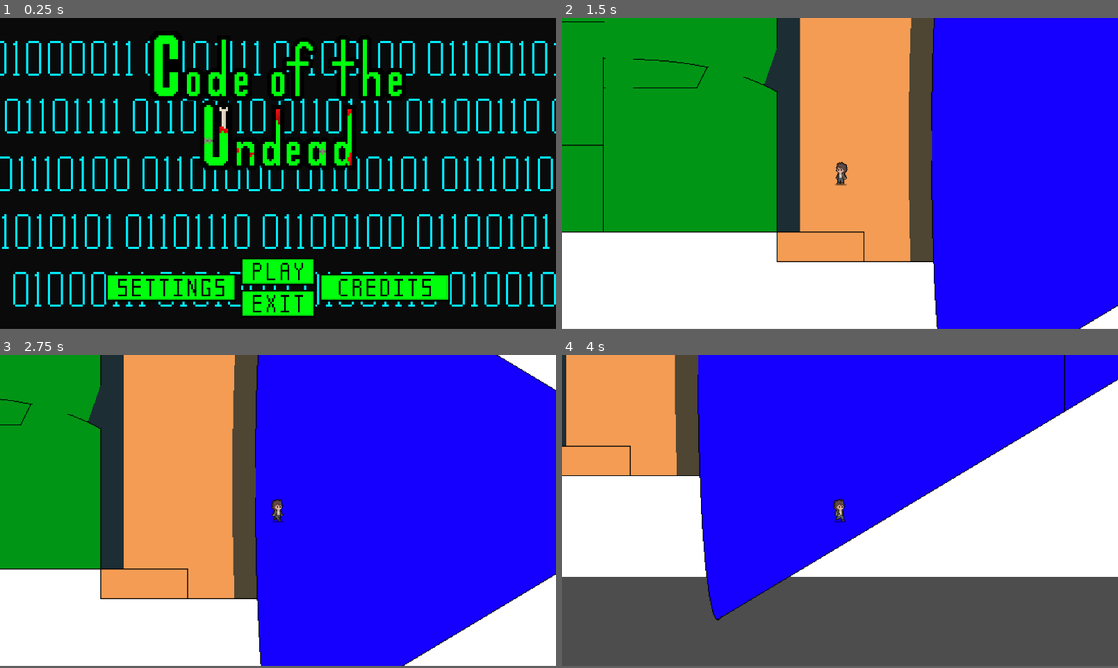
Above: before the commit, frames 1-4 (two rows, left to right).
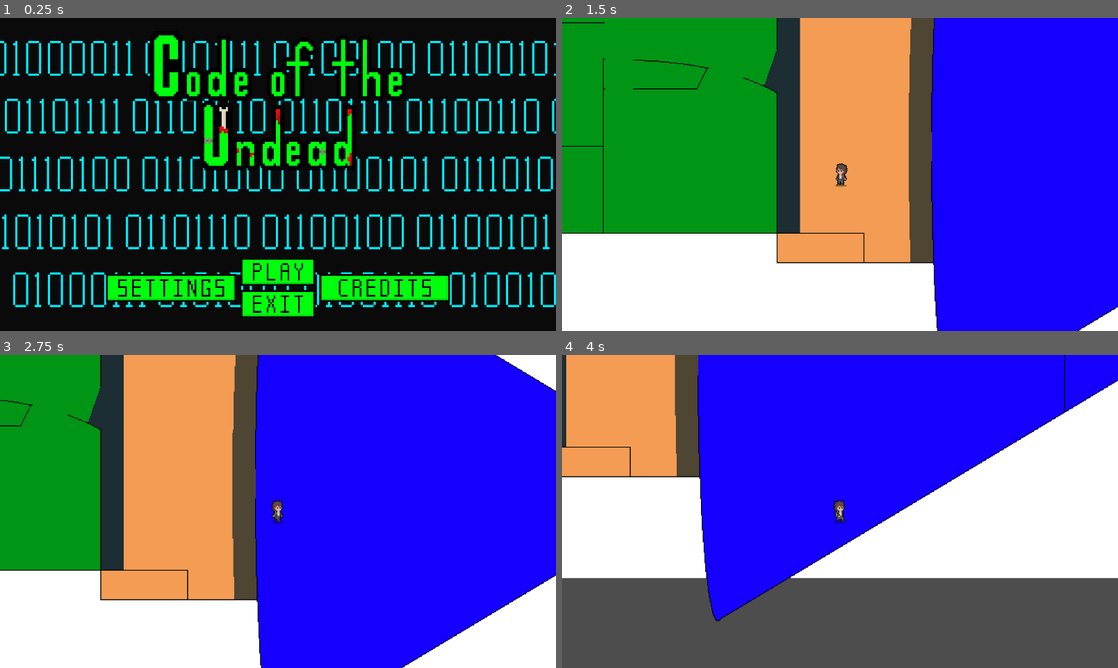
Above: after the commit, the same moments.

Repository: Smitebite/GameDev-Introduction
Game: Godot game, scene res://main_menu.tscn
Same seed, same stepped clock (60 frames per second), same inputs: the game is played once before the commit and once after it.
Inputs (mouse positions are in pixels of both pictures, inside the frame that each line leads up to):
- Up to frame 1 (0.25 s): no input
- Up to frame 2 (1.5 s): click (840, 271) at 0.5 s; click (840, 271) at 1.25 s
- Up to frame 3 (2.75 s): tap Enter at 2 s; hold D (Right) from 2.03 s (still down); hold Shift (Sprint) from 2.03 s (still down)
- Up to frame 4 (4 s): release D (Right) at 2.78 s; release Shift (Sprint) at 2.78 s; hold S (Down) 2.78-3.53 s; tap Shift (Sprint) at 2.85 s; hold D (Right) from 3.53 s (still down); hold Shift (Sprint) from 3.53 s (still down)
In our replay, the window is 800x447 before the commit and 800x450 after it. These sizes can differ from the game's own. Grey fills any space a smaller window leaves; there, only what the larger window draws over its background counts as a difference.

The runs differ from the first frame. In frame 1, 2.2% of the frame differs, in the area x 0-100%, y 12-96%; in frame 2, 1.3%; in frame 3, 1.2%; in frame 4, 1.3%.

Commit message:
update readme and icon

Diff:
--- a/icon.svg
+++ /dev/null
@@ -1 +0,0 @@
-<svg height="128" width="128" xmlns="http://www.w3.org/2000/svg"><rect x="2" y="2" width="124" height="124" rx="14" fill="#363d52" stroke="#212532" stroke-width="4"/><g transform="scale(.101) translate(122 122)"><g fill="#fff"><path d="M105 673v33q407 354 814 0v-33z"/><path fill="#478cbf" d="m105 673 152 14q12 1 15 14l4 67 132 10 8-61q2-11 15-15h162q13 4 15 15l8 61 132-10 4-67q3-13 15-14l152-14V427q30-39 56-81-35-59-83-108-43 20-82 47-40-37-88-64 7-51 8-102-59-28-123-42-26 43-46 89-49-7-98 0-20-46-46-89-64 14-123 42 1 51 8 102-48 27-88 64-39-27-82-47-48 49-83 108 26 42 56 81zm0 33v39c0 276 813 276 813 0v-39l-134 12-5 69q-2 10-14 13l-162 11q-12 0-16-11l-10-65H447l-10 65q-4 11-16 11l-162-11q-12-3-14-13l-5-69z"/><path d="M483 600c3 34 55 34 58 0v-86c-3-34-55-34-58 0z"/><circle cx="725" cy="526" r="90"/><circle cx="299" cy="526" r="90"/></g><g fill="#414042"><circle cx="307" cy="532" r="60"/><circle cx="717" cy="532" r="60"/></g></g></svg>
--- a/project.godot
+++ b/project.godot
@@ -13,12 +13,12 @@
 config/name="Code of the Undead"
 run/main_scene="res://main_menu.tscn"
 config/features=PackedStringArray("4.2", "GL Compatibility")
-config/icon="res://icon.svg"
+config/icon="res://assets/icon.png"
 
 [display]
 
 window/size/viewport_width=1280
-window/size/viewport_height=716
+window/size/viewport_height=720
 window/size/resizable=false
 
 [importer_defaults]
Binary file added: assets/icon.png
Not shown, changed: assets/icon.png.import
Not shown, changed: README.md
